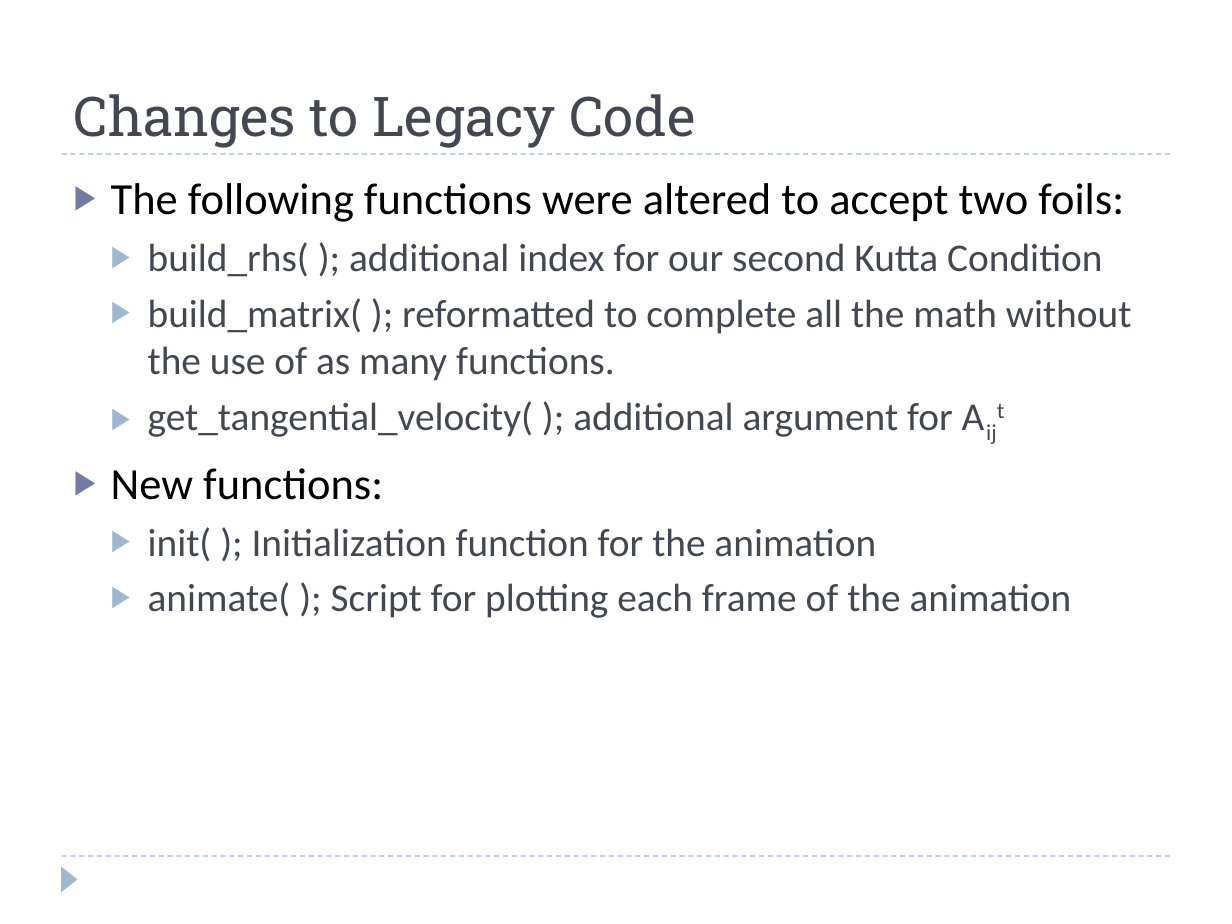
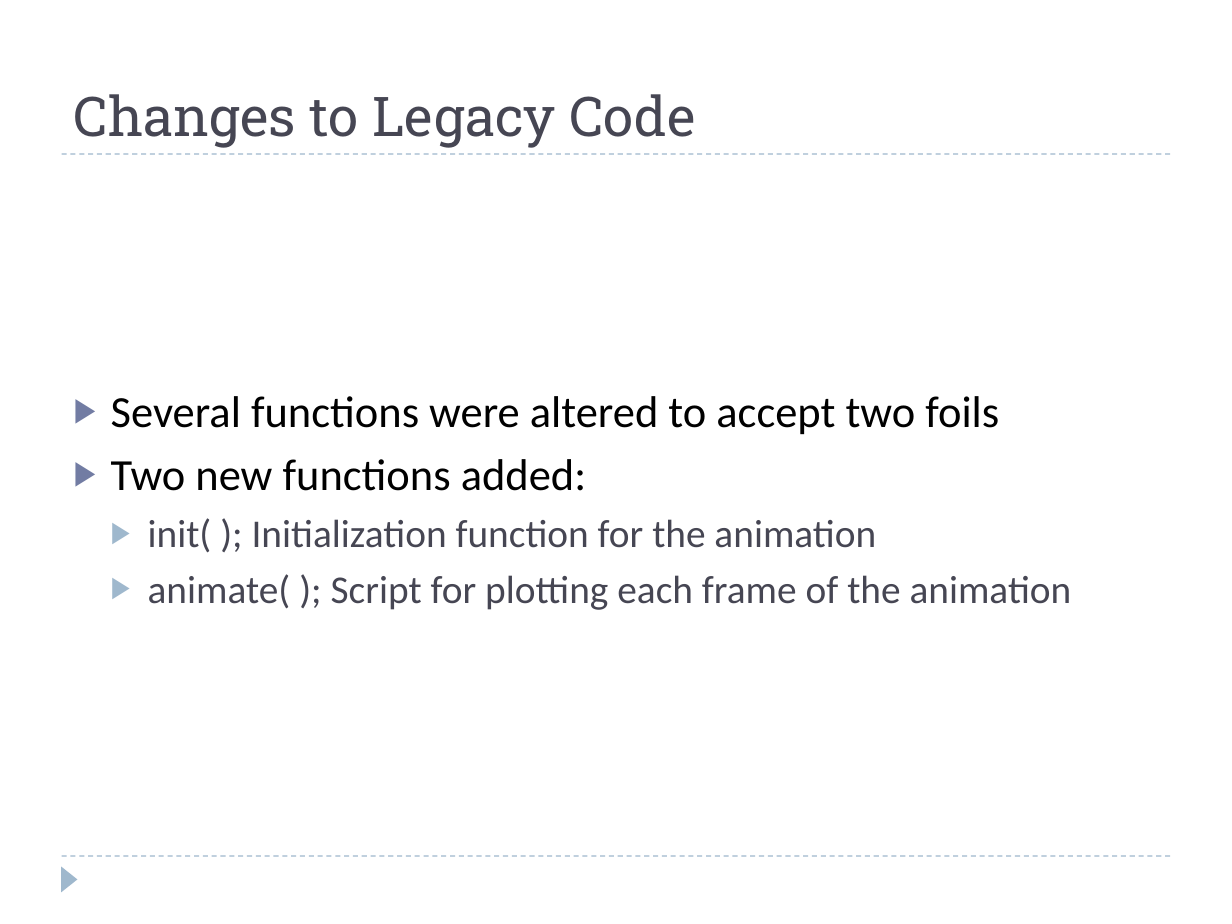
Before and after one commit to barbagroup/AeroPython-studentprojects2015, a slide deck: slide 4 of cparvini/FowlerFlapPresentation.pptx. Drawn at 1232x924 pixels with LibreOffice and Linux fonts; fonts in the diff are those of the drawing. Boxes give left, top, right and bottom in pixels: in the first picture for what was removed or moved away, otherwise in the second. Text is boxed around its words. In the diff, an @@ line names an element or a change of style, - is before the commit and + after.

```diff
--- a/cparvini/FowlerFlapPresentation.pptx
+++ b/cparvini/FowlerFlapPresentation.pptx
@@ text "Several functions were altered to ..." at [111, 396, 1072, 610]: vertical alignment top to middle @@
@@ text at [111, 396, 999, 491]: text changed; size 23 to 26 pt; text colour #464653 to #000000 @@
-▶ The following functions were altered to accept two foils:
-  ▶ build_rhs( ); additional index for our second Kutta Condition
-  ▶ build_matrix( ); reformatted to complete all the math without the use of as many functions.
-  ▶ get_tangential_velocity( ); additional argument for Aijt
-▶ New functions:
+▶ Several functions were altered to accept two foils
+▶ Two new functions added:
```
Also in this commit, not shown: 4 other slides changed, 1 slide added, 1 other file.
